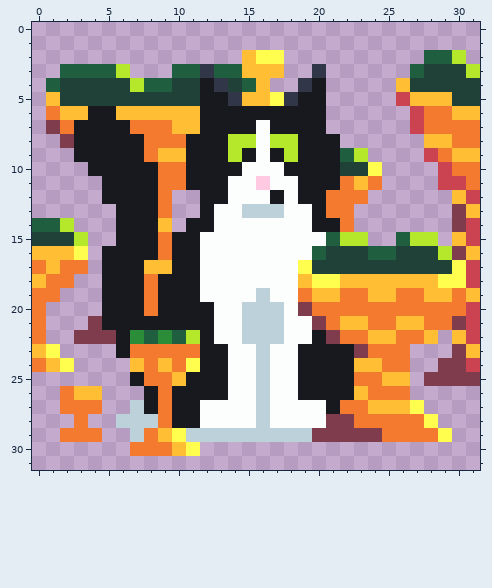
Edited in one commit: pixel-art sprite (Froguelike/Assets/Pictures/Achievements/achievement_stanleyboost_unlocked.png). The first picture shows the starting point.
The file is 32x32 pixels.
After the commit:
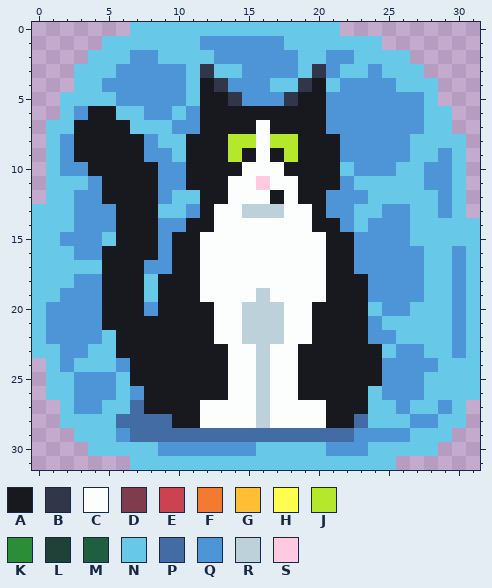
Palette (. is transparent): A #18191f  B #313748  C #fcfefe  D #7f3c4c  E #cb4251  F #f37a2e  G #ffbe34  H #fffd4d  J #b5e82a  K #2b8d38  L #1f4137  M #1f5e3f  N #67c9e7  P #436ca5  Q #4e95d7  R #bcd1d9  S #ffcae1
The author wrote: New icon for completing Stanleys story/quest, moved "Toad's challenge to appear as first chapter."
The edit:
Changed rows in their new state; - is an unchanged pixel.
first column x 0:
 0 -------NNNNNNNNNNNNNNN----------
 1 -----NNNNNNNQQQQQQNNNNNNN-------
 2 ----NNNQQNNNNQQQQQQNNQQNNNN-...-
 3 --.NNNQQQQQN-NNQQQQN-QNNQNNN....
 4 -..NNQQQQQQN--QQQNN--NQQQQNNN...
 5 -.NNNNQQQQQN---QQQ---QQQQQQQN...
 6 -.NQ--NNQQNQ---------QQQQQQQNN..
 7 -NN----NNNQQ---------QQQQQQQNN..
 8 -NQ-----QNN-----------QQQQQNNNN.
 9 -NQ-----QQN-----------QQQQQNNQN.
10 -NQQ-----QQ-----------NQQQNNQQN.
11 -NNNQ----QQ-----------QNNNNNQQN.
12 -NNQQ----QNN---------QQQNNNNNQN.
13 NNNQQQ---NNQ---------QQNNQQNNQN.
14 NNNQQQ---QQ-----------QNQQQNNNNN
15 NNQQQN---Q-----------AAQQQQNNNNN
16 NNNQQ----Q----------CAAQQQQQNNQN
17 NNNNN---QQ---------CCAAQQQQQNNQN
18 NNNQQ---N----------CCAAAQQQQNNQN
19 NNQQQ---N----------CCAAAQQQQNNQN
20 NQQQQ---Q----------CAAAANQQNNNQN
21 NQQQQ---------------AAAAQNNNNNQN
22 NQQQQN-AAAAA---------AAAQQNNNNQN
23 NNQQNN-AAAAA-----------AANQQNNQN
24 .NQNNNQAAAAA-----------AAQQQQNNN
25 -NNQQQN-AAA------------AAQQQNNNN
26 -NNQQQNQ-A-------------ANQQQNNNN
27 --NQQNNP-A------------AANNQNNQN-
28 --NNNNPPPP-----------AAPNNNQQNN-
29 --.NNNQPPPPPPPPPPPPPPPPQQQQNNN--
30 ----NNNNNQQQQQQQNNNNNQQQNNNNN---
31 -------NNNNNNNNNNNNNNNNNNN------
Boxes around the changes in both pictures, in picture pixels (x1, y1, x2, y2):
changed: (32, 22, 480, 470)
